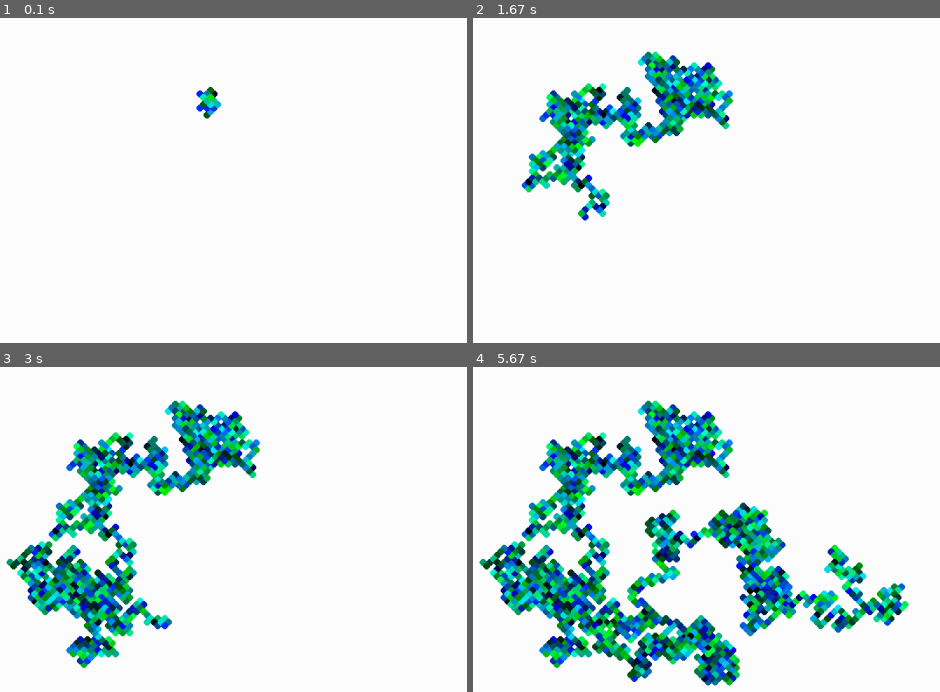
Above: before the commit, frames 1-4 (two rows, left to right).
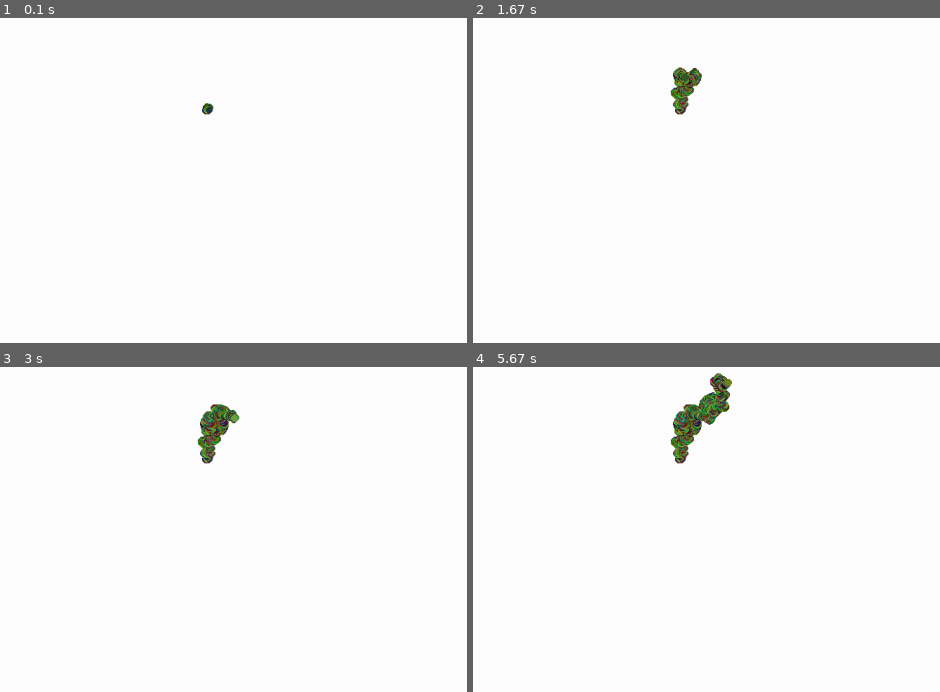
Above: after the commit, the same moments.

Repository: Toyolo/cool-stuff
Game: pygame game, started from random-walk_drawing_lines.py
Two runs of this game, one before a commit and one after it. Both use one fixed random seed, a clock stepped at 60 frames per second and the inputs below.
Inputs:
- Up to frame 1 (0.1 s): no input
- Up to frame 2 (1.67 s): no input
- Up to frame 3 (3 s): no input
- Up to frame 4 (5.67 s): no input

The runs differ from the first frame. In frame 1, 0.3% of the frame differs, in the area x 41-48%, y 21-32%; in frame 2, 7.7%; in frame 3, 13%; in frame 4, 26%, in the area x 1-94%, y 1-99%.

Commit message:
tinkerin

Diff:
--- a/random-walk_drawing_lines.py
+++ b/random-walk_drawing_lines.py
@@ -19,13 +19,33 @@
 
     def move(self, steps):
         for _ in range(steps):
-            self.x += random.choice([-5, 5])
-            self.y += random.choice([-5, 5])
-            self.color = (0, random.randint(0, 255), random.randint(0, 255))
+            choice = random.randint(0, 7)
+            self.prev_x = self.x
+            self.prev_y = self.y
+            if choice == 0:
+                self.x += 1
+            elif choice == 1:
+                self.x -= 1
+            elif choice == 2:
+                self.y += 1
+            elif choice == 3:
+                self.y -= 1
+            elif choice == 4:
+                self.x += 1
+                self.y += 1
+            elif choice == 5:
+                self.x += 1
+                self.y -= 1
+            elif choice == 6:
+                self.x -= 1
+                self.y += 1
+            elif choice == 7:
+                self.x -= 1
+                self.y -= 1
+            self.color = (random.randint(0, 150), random.randint(0,200), random.randint(0, 100))
             self.trail.append(((self.x, self.y), self.color))
 
 walker = Walker()
-
 while running:
     for event in pygame.event.get():
         if event.type == pygame.QUIT:
--- a/random_walker_pygame.py
+++ b/random_walker_pygame.py
@@ -21,7 +21,7 @@
 
     def move(self, steps):
         for _ in range(steps):
-            choice = random.randint(0, 3)
+            choice = random.randint(0, 7)
             self.prev_x = self.x
             self.prev_y = self.y
             if choice == 0:
@@ -31,6 +31,18 @@
             elif choice == 2:
                 self.y += 1
             elif choice == 3:
+                self.y -= 1
+            elif choice == 4:
+                self.x += 1
+                self.y += 1
+            elif choice == 5:
+                self.x += 1
+                self.y -= 1
+            elif choice == 6:
+                self.x -= 1
+                self.y += 1
+            elif choice == 7:
+                self.x -= 1
                 self.y -= 1
             self.color = (random.randint(0, 255), random.randint(0, 255), random.randint(0, 255))  # Changes color randomly careful if you got epilepsy
 
